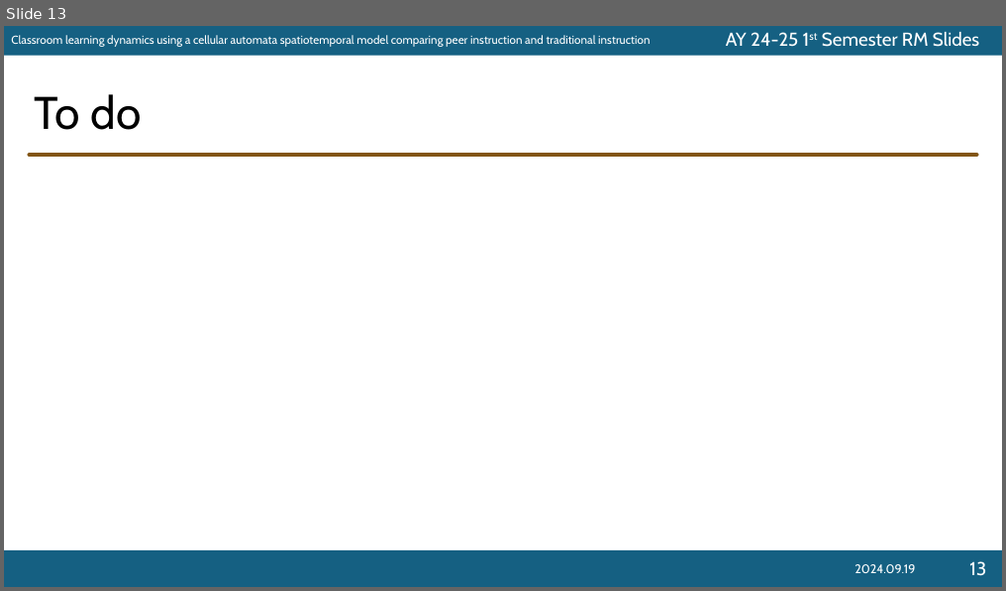
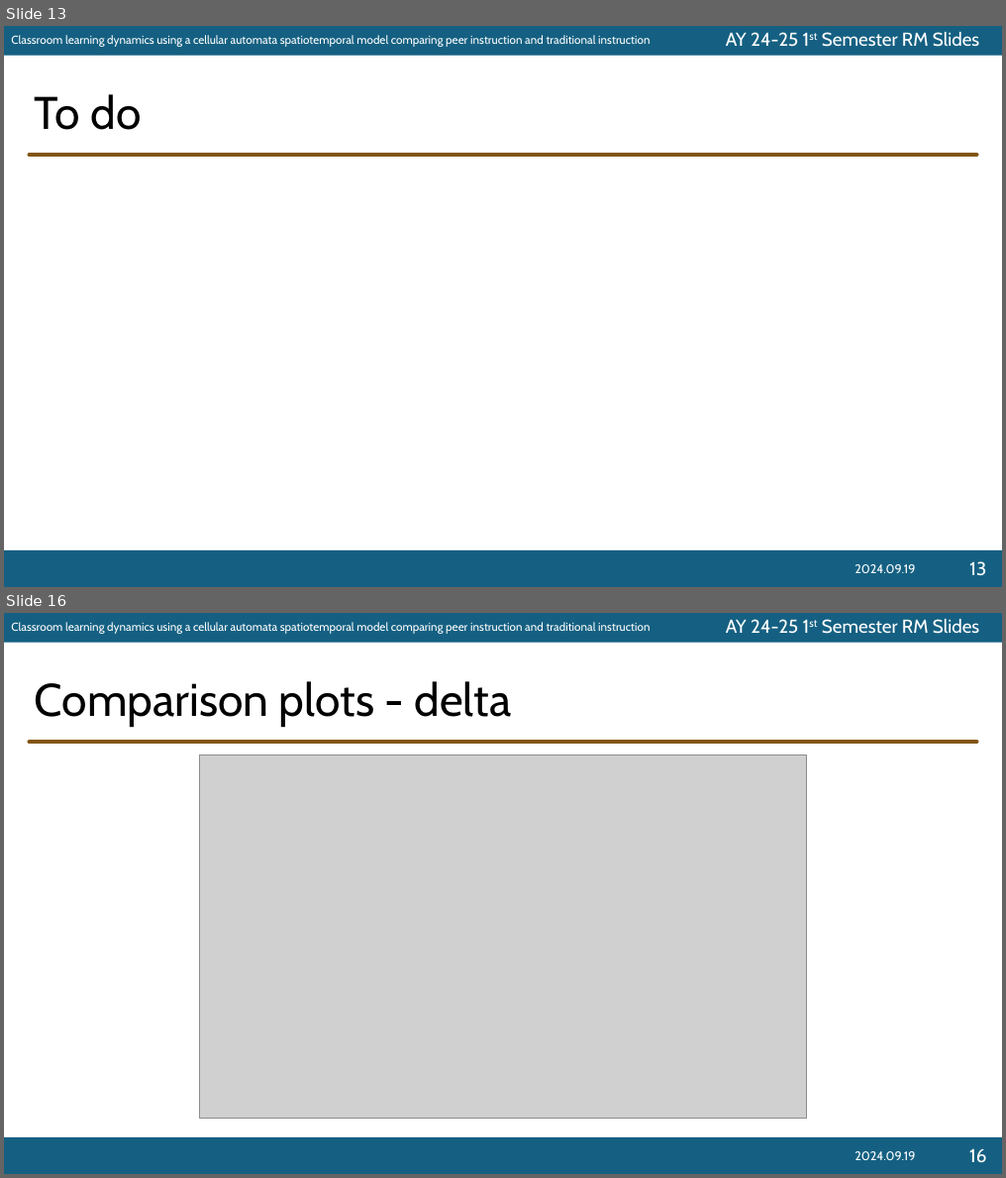
Before and after one commit to ioakimsy/BS-Thesis, a slide deck: documents/202425s1-RM-Slides-Sy.pptx. Shown one above the other, each under a label of ours: slide 13 before the commit, slides 13 and 16 after it; the slides between them are not shown. The pictures are 1006x591 and 1006x1178 pixels, drawn with LibreOffice and Linux fonts; fonts in the diff are those of the drawing; grey boxes stand for pictures; background and template pictures are left out. Boxes give left, top, right and bottom in pixels: in the first picture for what was removed or moved away, otherwise in the second. Text is boxed around its words. In the diff, an @@ line names an element or a change of style, - is before the commit and + after.

Commit message:
Added comparison plots to manuscript

```diff
--- a/documents/202425s1-RM-Slides-Sy.pptx
+++ b/documents/202425s1-RM-Slides-Sy.pptx
@@ slide 16 added at [4, 613, 1002, 1174], background #FFFFFF; not listed: 5 template elements that a slide beside it also shows @@
@@ title added at [35, 681, 512, 727], 44 pt, text #000000 @@
+Comparison plots - delta
@@ picture added at [200, 756, 807, 1119] @@
@@ text added at [854, 1152, 915, 1160], 12 pt, text #FFFFFF @@
+2024.09.19
@@ page number added at [969, 1149, 986, 1163], 18 pt, text #FFFFFF @@
+16
```
Also in this commit, not shown: 3 other slides added, 19 other files.
